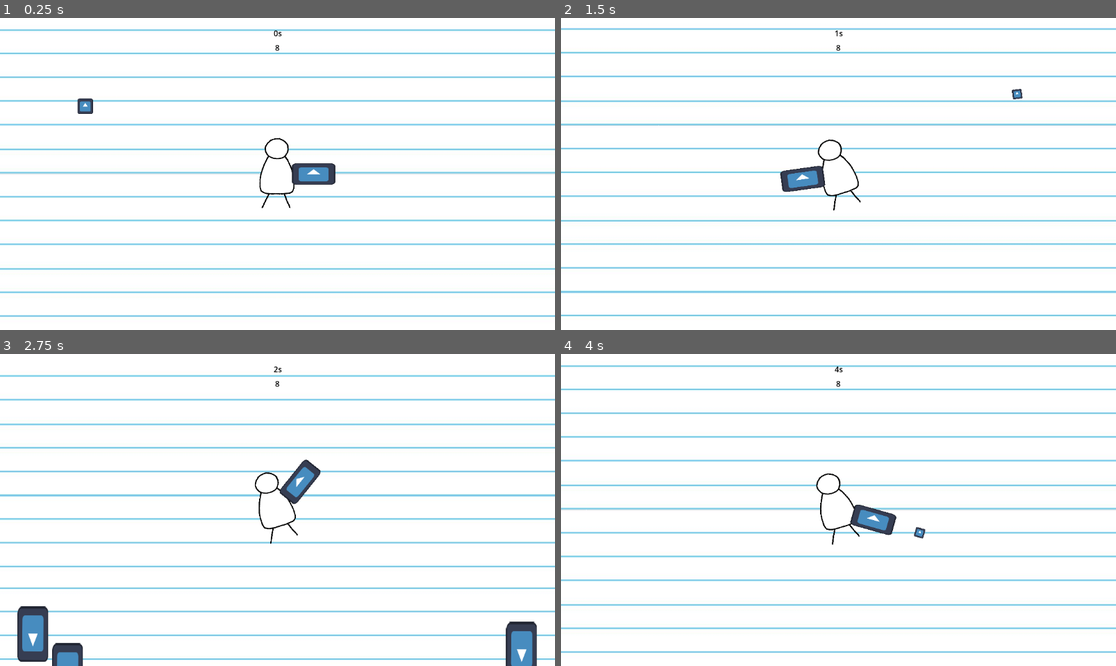
Above: before the commit, frames 1-4 (two rows, left to right).
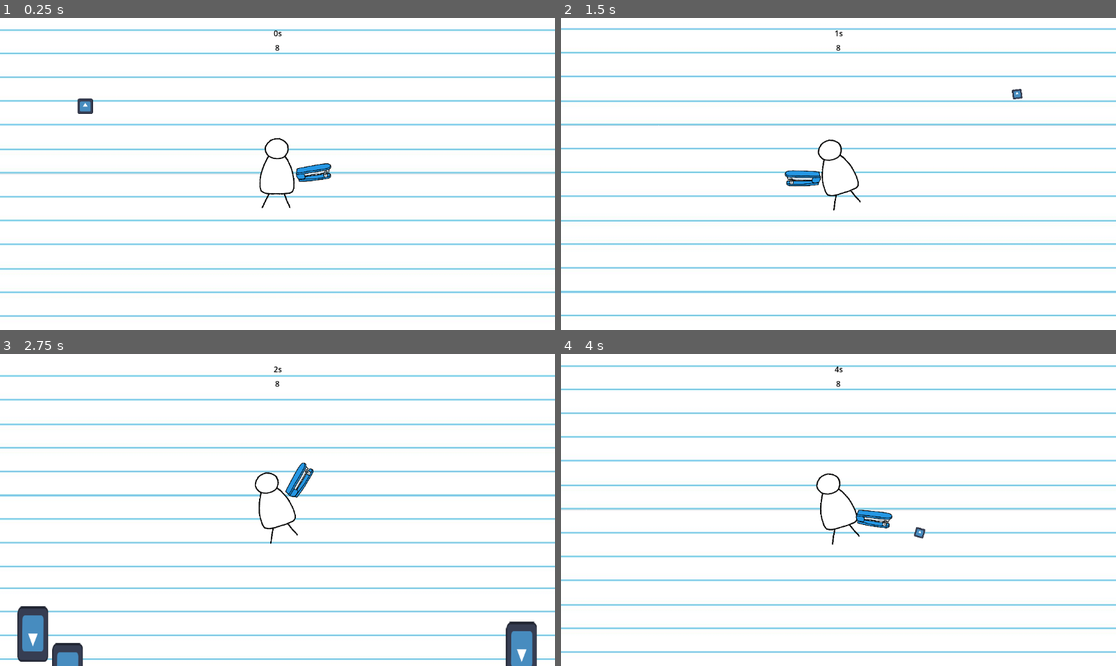
Above: after the commit, the same moments.

Repository: nandedeska/doodle-game
Game: Godot game, scene res://scenes/main.tscn
Two runs of this game, one before a commit and one after it. Both use one fixed random seed, a clock stepped at 60 frames per second and the inputs below. The engine's default icon, where the game draws it, is replaced by a stand-in: a white triangle on a blue panel in a dark square.
Inputs (mouse positions are in pixels of both pictures, inside the frame that each line leads up to):
- Up to frame 1 (0.25 s): no input
- Up to frame 2 (1.5 s): move the mouse to (960, 158) at 0.52 s; hold D (right) 0.53-1.28 s; move the mouse to (727, 189) at 1.27 s; hold S (down) from 1.28 s (still down)
- Up to frame 3 (2.75 s): move the mouse to (333, 441) at 2.02 s; release S (down) at 2.03 s; hold D (right) from 2.03 s (still down)
- Up to frame 4 (4 s): move the mouse to (810, 572) at 2.77 s; release D (right) at 2.78 s; hold W (up) 2.78-3.53 s; move the mouse to (1005, 556) at 3.52 s; hold A (left) from 3.53 s (still down)

The runs differ from the first frame. In frame 1, 0.5% of the frame differs, in the area x 52-61%, y 46-54%; in frame 2, 0.5%; in frame 3, 0.5%; in frame 4, 0.5%, in the area x 52-61%, y 48-59%.

Commit message:
added knockback

Diff:
--- a/scenes/enemy.gd
+++ b/scenes/enemy.gd
@@ -17,11 +17,10 @@
 
 	if is_hit:
 		translate(knockback_direction * delta)
-		knockback_direction -= Vector2.ONE * delta
-		print(knockback_direction)
 
 # handles incoming damage
 func hit(damage, knockback):
+	if is_hit: return
 	health -= damage
 	is_hit = true
 	knockback_direction = knockback
--- a/scenes/enemy.tscn
+++ b/scenes/enemy.tscn
@@ -23,5 +23,6 @@
 shape = SubResource("RectangleShape2D_v084q")
 
 [node name="Knockback Timer" type="Timer" parent="."]
+wait_time = 0.25
 
 [connection signal="timeout" from="Knockback Timer" to="." method="_on_knockback_timer_timeout"]
--- a/scenes/player.tscn
+++ b/scenes/player.tscn
@@ -1,10 +1,9 @@
-[gd_scene load_steps=12 format=3 uid="uid://c24pkw2x1mnps"]
+[gd_scene load_steps=11 format=3 uid="uid://c24pkw2x1mnps"]
 
-[ext_resource type="Texture2D" uid="uid://cg7mido0r53vr" path="res://sprites/icon.svg" id="1_n0x3g"]
 [ext_resource type="Script" path="res://scripts/player.gd" id="1_qhial"]
 [ext_resource type="Shader" uid="uid://bucq86mj7guig" path="res://shaders/doodle.tres" id="2_88ku3"]
 [ext_resource type="Texture2D" uid="uid://dum7mvtrgx21x" path="res://sprites/character_sheet.png" id="2_spbsl"]
-[ext_resource type="Script" path="res://scripts/weapon.gd" id="4_x0hjo"]
+[ext_resource type="PackedScene" uid="uid://xy66lrgl1gq0" path="res://scenes/stapler.tscn" id="4_ylj3o"]
 
 [sub_resource type="ShaderMaterial" id="ShaderMaterial_8pdew"]
 shader = ExtResource("2_88ku3")
@@ -51,8 +50,8 @@
 [sub_resource type="ShaderMaterial" id="ShaderMaterial_knkgn"]
 
 [sub_resource type="CapsuleShape2D" id="CapsuleShape2D_cipva"]
-radius = 29.0
-height = 132.0
+radius = 20.0
+height = 84.0
 
 [node name="Player" type="CharacterBody2D"]
 script = ExtResource("1_qhial")
@@ -73,21 +72,10 @@
 "": SubResource("AnimationLibrary_f2iai")
 }
 
-[node name="Weapon" type="Sprite2D" parent="."]
+[node name="Stapler" parent="." instance=ExtResource("4_ylj3o")]
 position = Vector2(64, 10)
-scale = Vector2(0.7, 0.35)
-texture = ExtResource("1_n0x3g")
-script = ExtResource("4_x0hjo")
-orbit_radius = 75.0
-bullet_spawn_offset = Vector2(100, 0)
-bullet_damage = 20
-knockback_power = 2000.0
-
-[node name="ShootInterval" type="Timer" parent="Weapon"]
-autostart = true
 
 [node name="CollisionShape2D" type="CollisionShape2D" parent="."]
 material = SubResource("ShaderMaterial_knkgn")
+position = Vector2(0, -5)
 shape = SubResource("CapsuleShape2D_cipva")
-
-[connection signal="timeout" from="Weapon/ShootInterval" to="Weapon" method="_on_shoot_interval_timeout"]
--- /dev/null
+++ b/scenes/stapler.tscn
@@ -0,0 +1,25 @@
+[gd_scene load_steps=5 format=3 uid="uid://xy66lrgl1gq0"]
+
+[ext_resource type="Shader" uid="uid://bucq86mj7guig" path="res://shaders/doodle.tres" id="1_2tl1f"]
+[ext_resource type="Texture2D" uid="uid://bn05djergygml" path="res://sprites/Stapler.png" id="2_5c6pw"]
+[ext_resource type="Script" path="res://scripts/weapon.gd" id="3_0uvna"]
+
+[sub_resource type="ShaderMaterial" id="ShaderMaterial_hnyra"]
+shader = ExtResource("1_2tl1f")
+
+[node name="Stapler" type="Sprite2D"]
+material = SubResource("ShaderMaterial_hnyra")
+rotation = 0.174533
+scale = Vector2(0.075, 0.075)
+texture = ExtResource("2_5c6pw")
+flip_h = true
+script = ExtResource("3_0uvna")
+orbit_radius = 75.0
+bullet_spawn_offset = Vector2(100, 0)
+bullet_damage = 20
+knockback_power = 200.0
+
+[node name="ShootInterval" type="Timer" parent="."]
+autostart = true
+
+[connection signal="timeout" from="ShootInterval" to="." method="_on_shoot_interval_timeout"]
--- a/scripts/weapon.gd
+++ b/scripts/weapon.gd
@@ -18,10 +18,8 @@
 		position = Vector2(orbit_radius * cos(rotation), orbit_radius * sin(rotation))
 
 	if rotation >= PI/2 or rotation <= -PI/2:
-		flip_h = true
 		flip_v = true
 	else:
-		flip_h = false
 		flip_v = false
 
 
--- a/shaders/background.tres
+++ b/shaders/background.tres
@@ -81,7 +81,6 @@
 
 }
 "
-graph_offset = Vector2(366.68, 194.053)
 mode = 1
 flags/light_only = false
 nodes/fragment/0/position = Vector2(1260, 240)
Binary file added: sprites/Stapler.png
Not shown, added: sprites/Stapler.png.import
